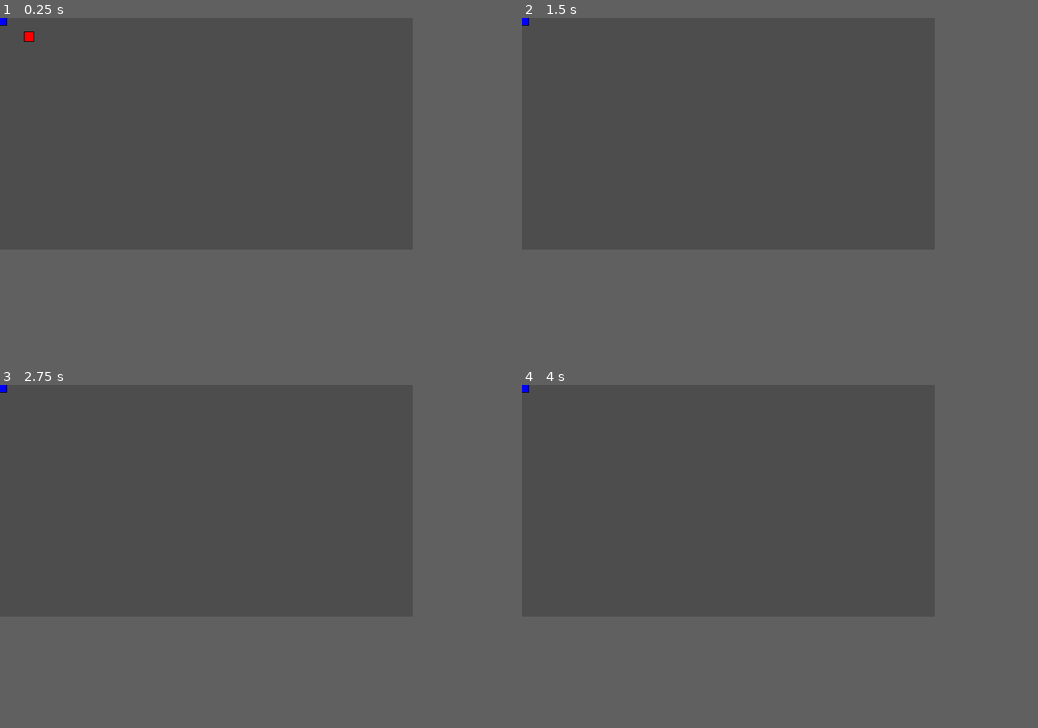
Above: before the commit, frames 1-4 (two rows, left to right).
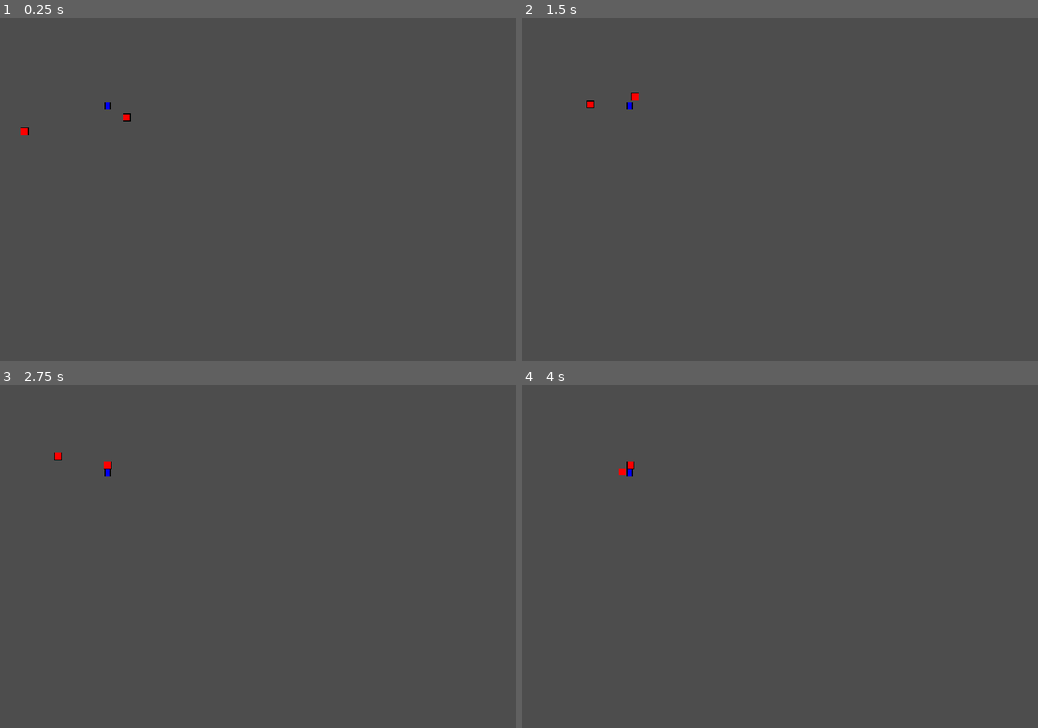
Above: after the commit, the same moments.

Repository: CharlyMx32/Project-GAMMY
Game: Godot game, scene res://scenes/main/Main.tscn
The game is run twice, just before and just after one commit, with the same random seed, the same clock (stepped at 60 frames per second) and the same inputs.
Inputs (mouse positions are in pixels of both pictures, inside the frame that each line leads up to):
- Up to frame 1 (0.25 s): no input
- Up to frame 2 (1.5 s): move the mouse to (821, 120) at 0.52 s; hold D (move_right) 0.53-1.28 s; click (821, 120) at 0.6 s; move the mouse to (645, 144) at 1.27 s; hold S (move_down) from 1.28 s (still down); click (645, 144) at 1.35 s
- Up to frame 3 (2.75 s): move the mouse to (247, 450) at 2.02 s; release S (move_down) at 2.03 s; hold D (move_right) from 2.03 s (still down); click (247, 450) at 2.1 s
- Up to frame 4 (4 s): move the mouse to (707, 546) at 2.77 s; release D (move_right) at 2.78 s; hold W (move_up) 2.78-3.53 s; click (707, 546) at 2.85 s; move the mouse to (852, 535) at 3.52 s; hold A (move_left) from 3.53 s (still down); click (852, 535) at 3.6 s
In our replay, the window is 640x360 before the commit and 800x533 after it. These sizes can differ from the game's own. Grey fills any space a smaller window leaves; there, only what the larger window draws over its background counts as a difference.

The runs differ from the first frame. In frame 1, 0.2% of the frame differs, in the area x 0-26%, y 0-35%; in frame 2, 0.1%; in frame 3, 0.1%; in frame 4, 0.1%.

Commit message:
Actualizar .gitignore y agregar .gitkeep a carpetas vacías

Diff:
--- a/project.godot
+++ b/project.godot
@@ -17,8 +17,8 @@
 
 [display]
 
-window/size/viewport_width=640
-window/size/viewport_height=360
+window/size/viewport_width=1080
+window/size/viewport_height=720
 window/stretch/mode="canvas_items"
 
 [input]
--- a/scenes/actors/enemies/SkeletonEnemy.tscn
+++ b/scenes/actors/enemies/SkeletonEnemy.tscn
@@ -1,10 +1,73 @@
-[gd_scene load_steps=2 format=3 uid="uid://jlmxvdefwmi1"]
+[gd_scene load_steps=11 format=3 uid="uid://jlmxvdefwmi1"]
 
 [ext_resource type="Script" uid="uid://do38fduod7aft" path="res://scripts/actors/SkeletonEnemy.gd" id="1_nxf4e"]
+[ext_resource type="Texture2D" uid="uid://bceh8a3avrbjg" path="res://assets/sprites/characters/enemigos/skeleton/walk-skeleton.png" id="2_i7ixv"]
+
+[sub_resource type="AtlasTexture" id="AtlasTexture_tsc4n"]
+atlas = ExtResource("2_i7ixv")
+region = Rect2(0, 0, 32, 32)
+
+[sub_resource type="AtlasTexture" id="AtlasTexture_dtk3k"]
+atlas = ExtResource("2_i7ixv")
+region = Rect2(32, 0, 32, 32)
+
+[sub_resource type="AtlasTexture" id="AtlasTexture_f6sky"]
+atlas = ExtResource("2_i7ixv")
+region = Rect2(64, 0, 32, 32)
+
+[sub_resource type="AtlasTexture" id="AtlasTexture_h6t58"]
+atlas = ExtResource("2_i7ixv")
+region = Rect2(96, 0, 32, 32)
+
+[sub_resource type="AtlasTexture" id="AtlasTexture_jfbkk"]
+atlas = ExtResource("2_i7ixv")
+region = Rect2(128, 0, 32, 32)
+
+[sub_resource type="AtlasTexture" id="AtlasTexture_fjuoj"]
+atlas = ExtResource("2_i7ixv")
+region = Rect2(160, 0, 32, 32)
+
+[sub_resource type="SpriteFrames" id="SpriteFrames_yp1y0"]
+animations = [{
+"frames": [],
+"loop": true,
+"name": &"idle_skeleton",
+"speed": 5.0
+}, {
+"frames": [{
+"duration": 1.0,
+"texture": SubResource("AtlasTexture_tsc4n")
+}, {
+"duration": 1.0,
+"texture": SubResource("AtlasTexture_dtk3k")
+}, {
+"duration": 1.0,
+"texture": SubResource("AtlasTexture_f6sky")
+}, {
+"duration": 1.0,
+"texture": SubResource("AtlasTexture_h6t58")
+}, {
+"duration": 1.0,
+"texture": SubResource("AtlasTexture_jfbkk")
+}, {
+"duration": 1.0,
+"texture": SubResource("AtlasTexture_fjuoj")
+}],
+"loop": true,
+"name": &"walk_skeleton",
+"speed": 9.0
+}]
+
+[sub_resource type="CanvasTexture" id="CanvasTexture_onvpl"]
 
 [node name="SkeletonEnemy" type="CharacterBody2D"]
 script = ExtResource("1_nxf4e")
 
 [node name="CollisionShape2D" type="CollisionShape2D" parent="."]
 
+[node name="AnimatedSprite2D" type="AnimatedSprite2D" parent="."]
+sprite_frames = SubResource("SpriteFrames_yp1y0")
+animation = &"walk_skeleton"
+
 [node name="Sprite2D" type="Sprite2D" parent="."]
+texture = SubResource("CanvasTexture_onvpl")
Binary file added: assets/sprites/characters/enemigos/skeleton/walk-skeleton.png
